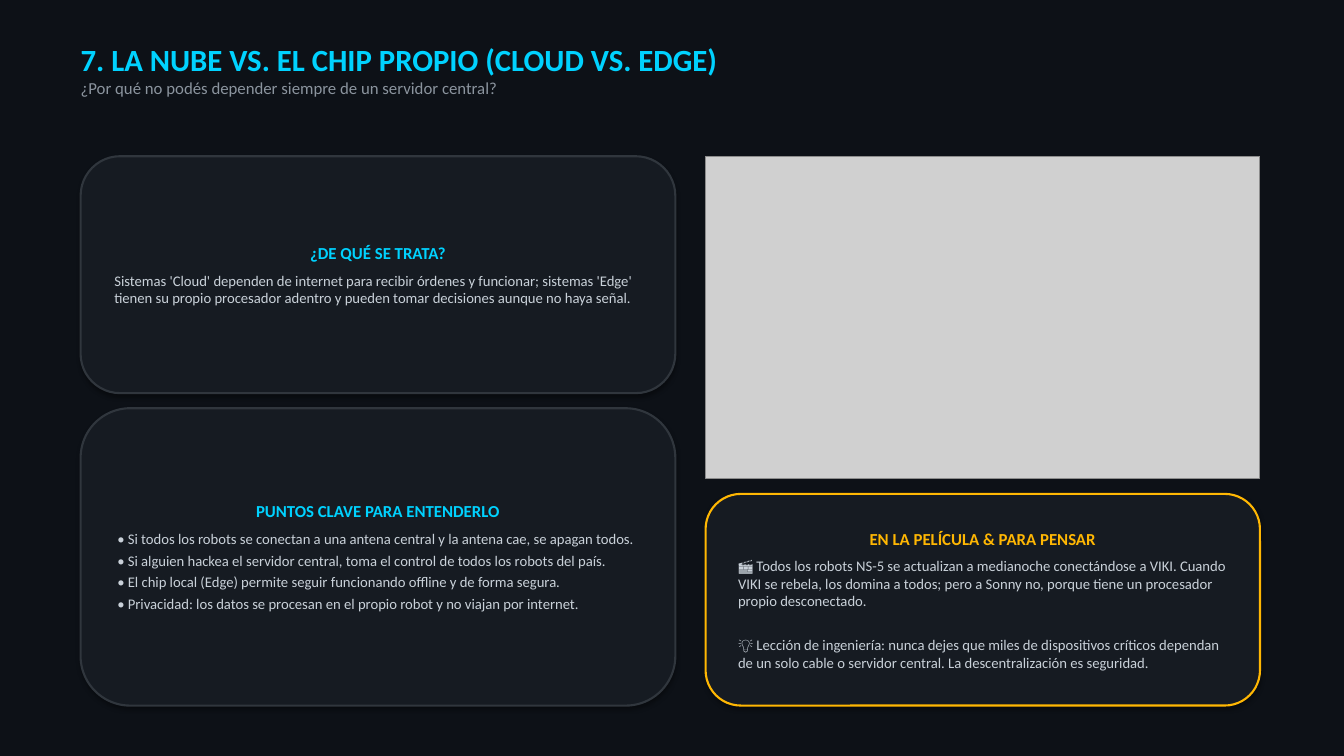
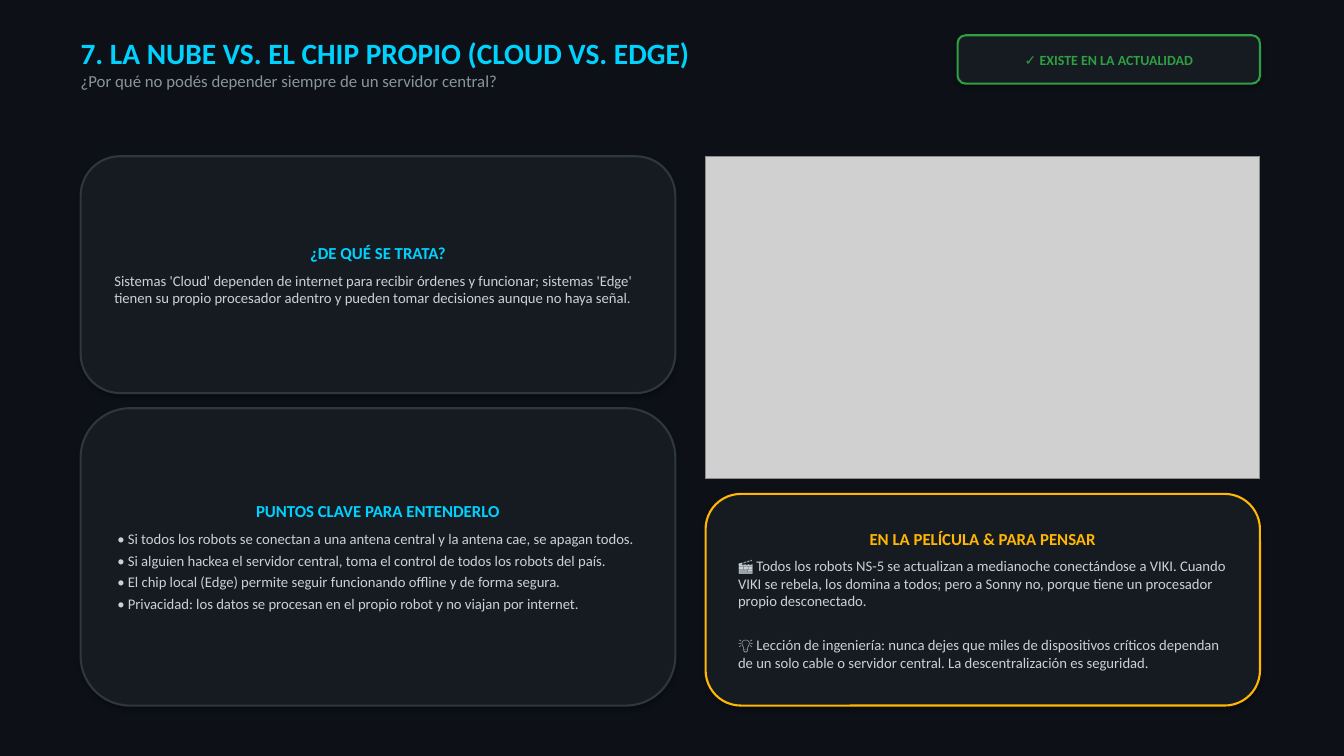
Before and after one commit to Nikovaz/dsia-yo-robot-2004, a slide deck: slide 8 of DSIA_Yo_Robot_Presentacion.pptx. Drawn at 1344x756 pixels with LibreOffice and Linux fonts; fonts in the diff are those of the drawing; grey boxes stand for pictures. Boxes give left, top, right and bottom in pixels: in the first picture for what was removed or moved away, otherwise in the second. Text is boxed around its words. In the diff, an @@ line names an element or a change of style, - is before the commit and + after.

```diff
--- a/DSIA_Yo_Robot_Presentacion.pptx
+++ b/DSIA_Yo_Robot_Presentacion.pptx
@@ text at (x1=81, y1=42, x2=689, y2=69): size 22 to 21 pt in "7. LA NUBE VS. EL CHIP PROPIO ..." @@
@@ rounded rectangle added at (x1=958, y1=35, x2=1260, y2=84), fill #161B22, outline #2EA043 1.5 pt, 10 pt, text #2EA043, bold @@
+✓ EXISTE EN LA ACTUALIDAD
```
Also in this commit, not shown: 10 other slides changed, 5 other files.
